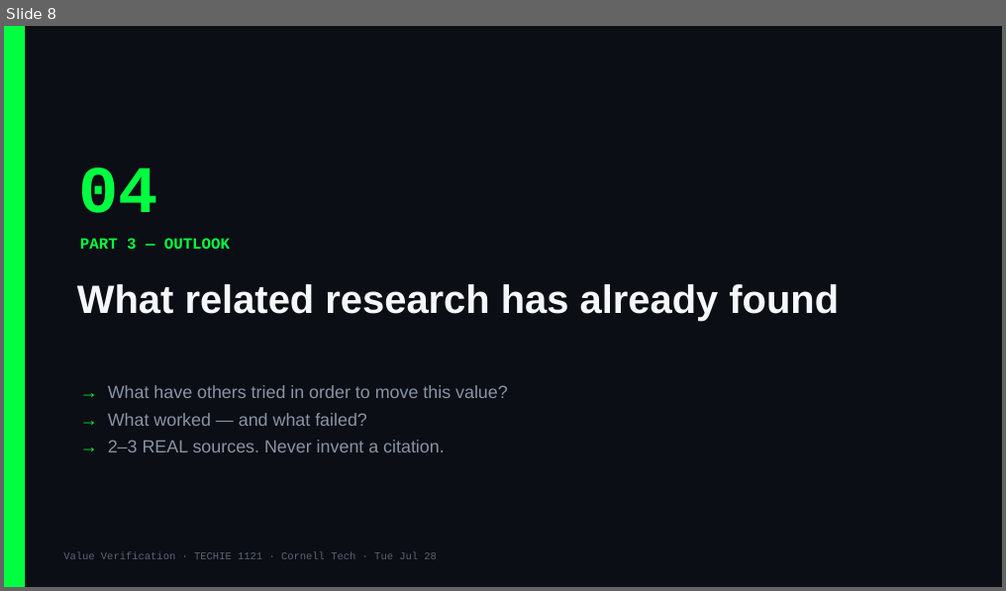
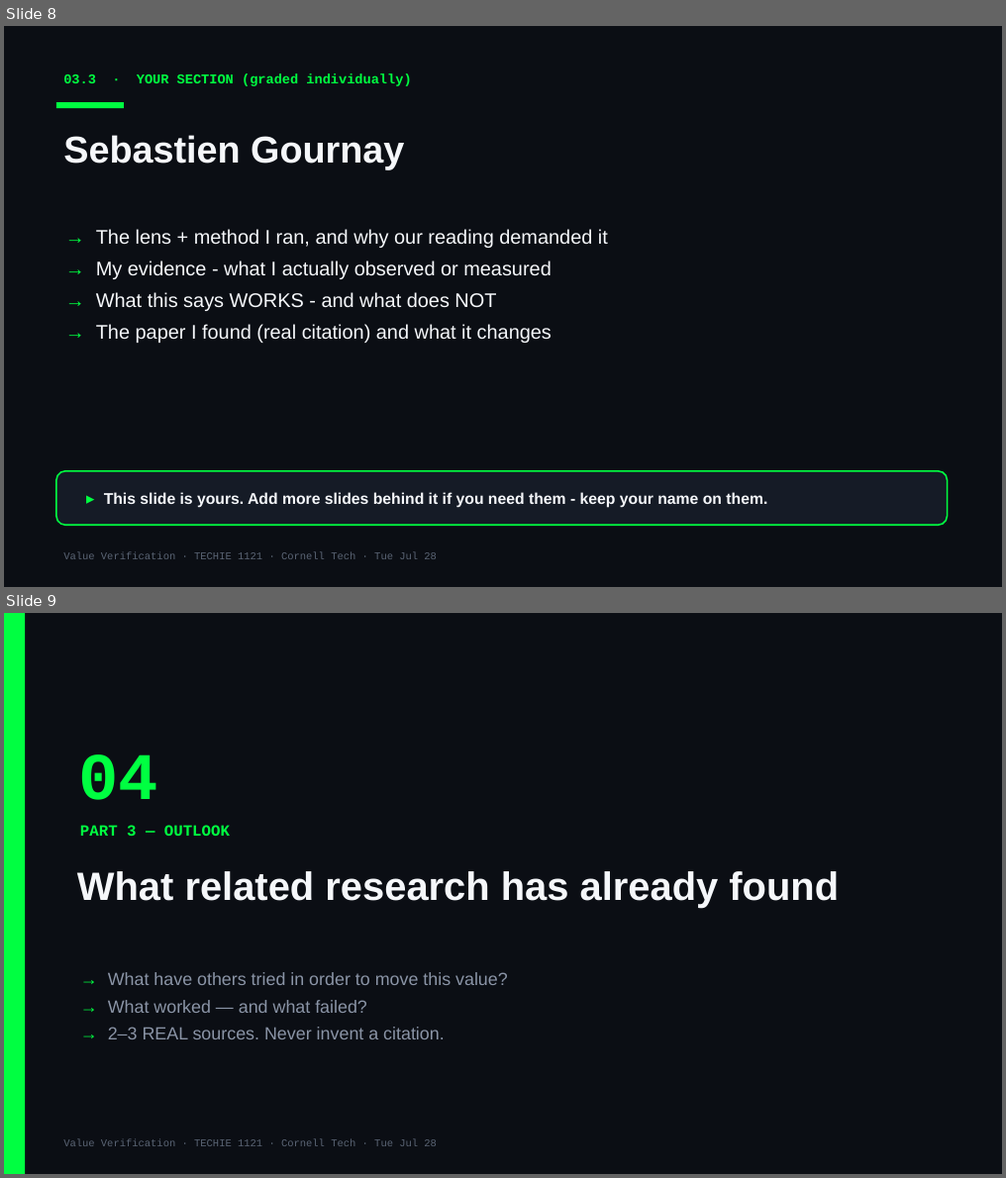
Before and after one commit to Cornell-Tech-Vibe-Coding-Summer-2026/website, a slide deck: slides/team-decks/Week3-Tue-liam-justin-sebastien.pptx. Shown one above the other, each under a label of ours: slide 8 before the commit, slides 8 and 9 after it. The pictures are 1006x591 and 1006x1178 pixels, drawn with LibreOffice and Linux fonts; fonts in the diff are those of the drawing. Boxes give left, top, right and bottom in pixels: in the first picture for what was removed or moved away, otherwise in the second. Text is boxed around its words. In the diff, an @@ line names an element or a change of style, - is before the commit and + after.

```diff
--- a/slides/team-decks/Week3-Tue-liam-justin-sebastien.pptx
+++ b/slides/team-decks/Week3-Tue-liam-justin-sebastien.pptx
@@ slide 8 added at bbox=[4, 26, 1002, 587], background #0B0E14 @@
@@ text added at bbox=[63, 75, 411, 86], 13 pt, text #00FF41, bold @@
+03.3 · YOUR SECTION (graded individually)
@@ rectangle added at bbox=[56, 102, 124, 108], fill #00FF41 @@
@@ text added at bbox=[63, 135, 404, 170], 36 pt, text #F5F7FA, bold @@
+Sebastien Gournay
@@ text added at bbox=[96, 229, 608, 343], 19 pt, text #F5F7FA @@
+→ The lens + method I ran, and why our reading demanded it
+→ My evidence - what I actually observed or measured
+→ What this says WORKS - and what does NOT
+→ The paper I found (real citation) and what it changes
@@ rounded rectangle added at bbox=[56, 472, 947, 525], fill #151B26, outline #00FF41 1.5 pt @@
@@ text added at bbox=[104, 492, 767, 508], 15 pt, text #F5F7FA, bold @@
+▸ This slide is yours. Add more slides behind it if you need them - keep your name on them.
@@ text added at bbox=[63, 553, 437, 560], 10 pt, text #5A6474 @@
+Value Verification · TECHIE 1121 · Cornell Tech · Tue Jul 28
@@ what was slide 8 is now slide 9 @@
```
Also in this commit, not shown: 3 slides changed, 9 other files.
